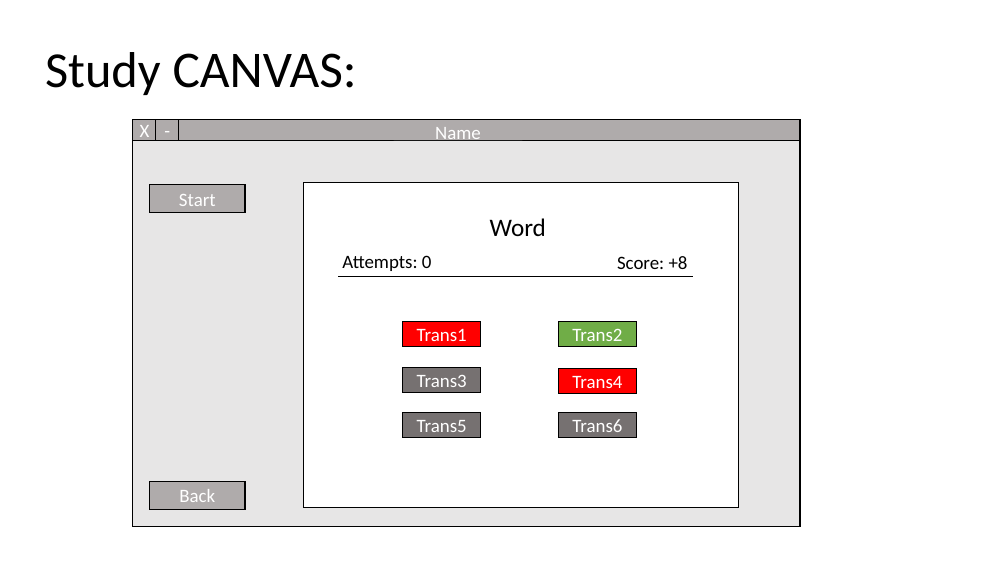
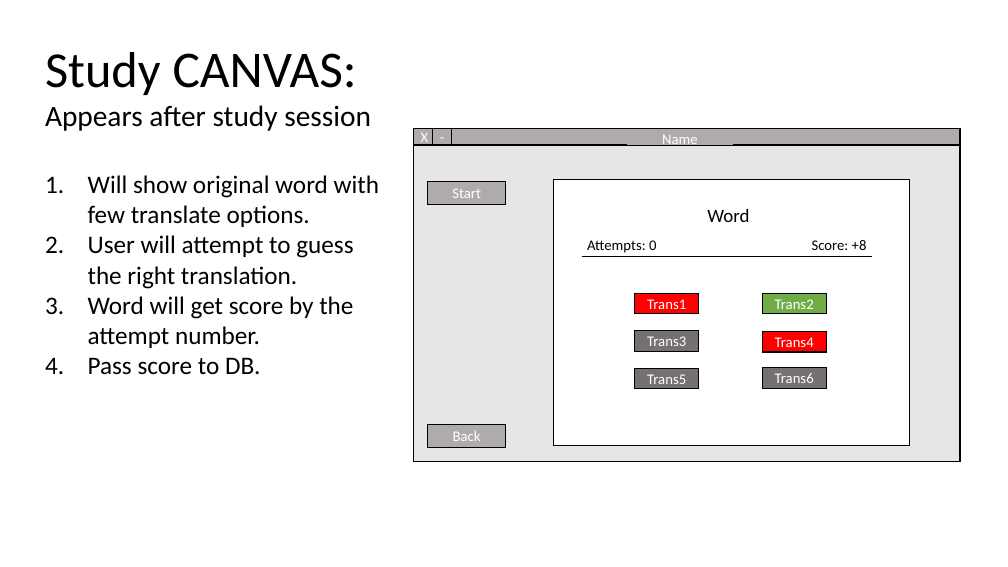
Before and after one commit to avivpaskaro/master_vocabulary, a slide deck: slide 5 of Project scheme.pptx (slide 8 before the commit). Drawn at 1008x567 pixels with LibreOffice and Linux fonts; fonts in the diff are those of the drawing. Boxes give left, top, right and bottom in pixels: in the first picture for what was removed or moved away, otherwise in the second. Text is boxed around its words. In the diff, an @@ line names an element or a change of style, - is before the commit and + after.

```diff
--- a/Project scheme.pptx
+++ b/Project scheme.pptx
@@ text at (x1=45, y1=105, x2=379, y2=375): paragraphs added @@
+Appears after study session
+1. Will show original word with few translate options.
+2. User will attempt to guess the right translation.
+3. Word will get score by the attempt number.
+4. Pass score to DB.
@@ rectangle "X" resized from (x1=132, y1=119, x2=156, y2=140) to (x1=414, y1=129, x2=433, y2=145) @@
@@ rectangle resized from (x1=132, y1=140, x2=800, y2=527) to (x1=414, y1=145, x2=960, y2=462) @@
@@ rectangle resized from (x1=132, y1=119, x2=800, y2=140) to (x1=414, y1=129, x2=960, y2=145) @@
@@ size 18 to 14 pt in 13 elements at (x1=812, y1=240, x2=867, y2=250), (x1=628, y1=132, x2=734, y2=145), (x1=762, y1=293, x2=827, y2=314), (x1=414, y1=129, x2=433, y2=145), (x1=428, y1=424, x2=506, y2=447), (x1=634, y1=293, x2=699, y2=314), (x1=428, y1=181, x2=506, y2=204), (x1=634, y1=330, x2=699, y2=351), (x1=762, y1=332, x2=827, y2=352), (x1=634, y1=368, x2=699, y2=389), (x1=762, y1=368, x2=827, y2=389), (x1=587, y1=240, x2=656, y2=253), (x1=433, y1=129, x2=451, y2=145) @@
@@ rectangle "-" resized from (x1=156, y1=119, x2=179, y2=140) to (x1=433, y1=129, x2=451, y2=145) @@
@@ rectangle "Name" resized from (x1=394, y1=124, x2=523, y2=141) to (x1=628, y1=132, x2=734, y2=145) @@
@@ rectangle "Start" resized from (x1=150, y1=185, x2=245, y2=212) to (x1=428, y1=181, x2=506, y2=204) @@
@@ rectangle resized from (x1=303, y1=183, x2=739, y2=507) to (x1=554, y1=180, x2=910, y2=445) @@
@@ text "Word" moved from (x1=490, y1=218, x2=546, y2=236) to (x1=707, y1=209, x2=749, y2=222) @@
@@ text "Word" at (x1=707, y1=209, x2=749, y2=222): size 24 to 18 pt @@
@@ text "Attempts: 0" moved from (x1=342, y1=255, x2=432, y2=271) to (x1=587, y1=240, x2=656, y2=253) @@
@@ text "Score: +8" moved from (x1=617, y1=256, x2=688, y2=269) to (x1=812, y1=240, x2=867, y2=250) @@
@@ line moved from (339, 277) - (693, 277) to (582, 256) - (873, 256) @@
@@ rectangle "Trans1" resized from (x1=402, y1=321, x2=481, y2=346) to (x1=634, y1=293, x2=699, y2=314) @@
@@ rectangle "Trans2" resized from (x1=558, y1=321, x2=637, y2=346) to (x1=762, y1=293, x2=827, y2=314) @@
@@ rectangle "Trans3" resized from (x1=402, y1=368, x2=481, y2=392) to (x1=634, y1=330, x2=699, y2=351) @@
@@ rectangle "Trans4" resized from (x1=558, y1=368, x2=637, y2=393) to (x1=762, y1=332, x2=827, y2=352) @@
@@ rectangle "Trans5" resized from (x1=402, y1=413, x2=481, y2=438) to (x1=634, y1=368, x2=699, y2=389) @@
@@ rectangle "Trans6" resized from (x1=558, y1=412, x2=637, y2=437) to (x1=762, y1=368, x2=827, y2=389) @@
@@ rectangle "Back" resized from (x1=150, y1=482, x2=245, y2=510) to (x1=428, y1=424, x2=506, y2=447) @@
```
Also in this commit, not shown: 2 other slides changed, 1 slide added, 4 slides removed.
